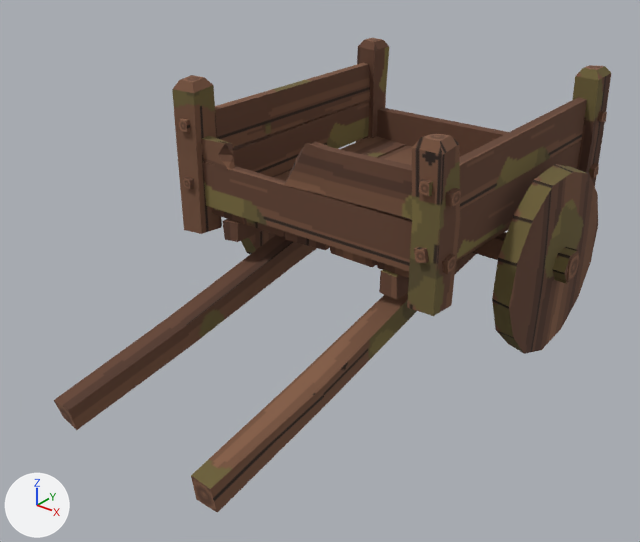
A saved change to the FBX model output/anthill/models-v1/AN19-handcart/SM_AN19_Handcart.fbx.
Before and after are seen from a camera (50 mm lens) standing at (2.15, -2.77, 2.05) and looking at (0.02, -0.11, 0.4). The axes (+X, +Y, +Z) are drawn at lower left. The lights are the same throughout. The older version comes first. Where no turn or scale is listed for an object, it has been applied to the vertices.

Objects in the first picture: 'AN19a_Props', 'AN19a_Wood'.
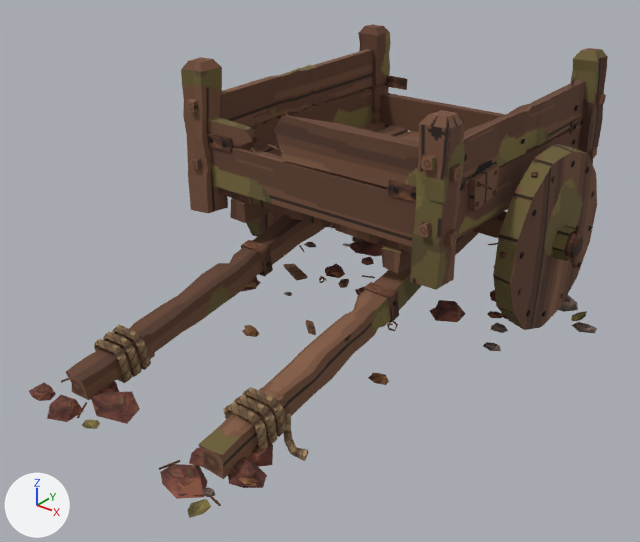
Boxes (x1, y1, x2, y2) around the edits, measured in the pictures (640 x 542 px; the box of a moved part takes in the faces that stretch with it):
'AN19a_Wood', reshaped
    before: (54, 40, 611, 513)
    after: (66, 26, 608, 479)
'AN19a_Props', reshaped
    before: (54, 38, 607, 512)
    after: (29, 24, 606, 518)
part 1 of me_an19a_props, deleted
    before: (54, 38, 607, 429)
part 2 of me_an19a_props, reshaped
    after: (186, 24, 606, 385)
part 3 of me_an19a_props, built on
    before: (191, 476, 217, 512)
    after: (29, 324, 309, 518)
part 4 of me_an19a_wood, moved or reshaped
    before: (241, 168, 292, 254)
    after: (246, 211, 285, 237)
part 5 of me_an19a_wood, moved or reshaped
    before: (492, 164, 598, 354)
    after: (493, 144, 597, 330)
part 6 of me_an19a_wood, moved or reshaped
    before: (552, 247, 578, 284)
    after: (552, 225, 576, 261)
part 7 of me_an19a_wood, moved or reshaped
    before: (459, 97, 587, 210)
    after: (469, 164, 499, 211)
part 8 of me_an19a_wood, rebuilt
    before: (54, 235, 317, 430)
    after: (66, 215, 325, 400)
part 9 of me_an19a_wood, rebuilt
    before: (191, 252, 476, 513)
    after: (199, 230, 478, 479)
part 10 of me_an19a_wood, rebuilt
    before: (212, 136, 406, 225)
    after: (230, 198, 272, 223)
part 11 of me_an19a_wood, rebuilt (7% shorter)
    before: (245, 146, 412, 237)
    after: (252, 131, 419, 216)
part 12 of me_an19a_wood, rebuilt
    before: (285, 231, 330, 250)
    after: (290, 210, 335, 228)
part 13 of me_an19a_wood, rebuilt
    before: (330, 218, 409, 267)
    after: (334, 223, 381, 244)
part 14 of me_an19a_wood, rebuilt
    before: (377, 224, 510, 278)
    after: (381, 246, 412, 274)
part 15 of me_an19a_wood, rebuilt
    before: (233, 100, 369, 177)
    after: (250, 88, 372, 156)
part 16 of me_an19a_wood, rebuilt (8% shorter)
    before: (215, 63, 370, 147)
    after: (221, 50, 373, 127)
part 17 of me_an19a_wood, rebuilt (9% shorter)
    before: (456, 141, 581, 259)
    after: (455, 128, 580, 235)
part 18 of me_an19a_wood, deleted
    before: (180, 112, 603, 274)
part 19 of me_an19a_wood, cut back
    before: (172, 40, 611, 316)
    after: (181, 26, 608, 290)

Patch to the scene script:
```diff
--- a/output/anthill/models-v1/AN19-handcart/SM_AN19_Handcart.fbx.py
+++ b/output/anthill/models-v1/AN19-handcart/SM_AN19_Handcart.fbx.py
@@ me_an19a_wood @@
-me_an19a_wood.from_pydata(...)  # 462 vertices, 356 faces; spans x -0.86..0.86, y -1.2..1.2, z 0.0..1.15
+me_an19a_wood.from_pydata(...)  # 1748 vertices, 1670 faces; spans x -0.92..0.81, y -1.09..1.3, z 0.0..1.2
+# me_an19a_wood part 4: the loose piece of 30 vertices spanning x -0.8..-0.68, y 0.15..0.97, z 0.0..0.83 is moved by (-0.06, 0.1, 0.05)
+# me_an19a_wood part 5: the loose piece of 30 vertices spanning x 0.68..0.8, y 0.15..0.97, z 0.0..0.83 is moved by (-0.06, 0.1, 0.05)
+# me_an19a_wood part 6: the loose piece of 12 vertices spanning x 0.78..0.86, y 0.48..0.64, z 0.35..0.48 is moved by (-0.06, 0.1, 0.05)
+# me_an19a_wood part 7: the loose piece of 8 vertices spanning x 0.57..0.63, y -0.22..1.14, z 0.79..1.0 is scaled about its middle by (0.471, 0.135, 0.68), then moved by (-0.02, -0.24, -0.09)
+# me_an19a_wood part 8: the loose piece of 16 vertices spanning x -0.42..-0.27, y -1.2..0.81, z 0.03..0.5 is rebuilt with 144 vertices and now spans x -0.48..-0.32, y -1.09..0.91, z 0.08..0.55
+# me_an19a_wood part 9: the loose piece of 16 vertices spanning x 0.28..0.42, y -1.19..0.81, z 0.02..0.49 is rebuilt with 144 vertices and now spans x 0.22..0.38, y -1.09..0.91, z 0.07..0.55
+# me_an19a_wood part 10: the loose piece of 8 vertices spanning x -0.57..-0.35, y -0.18..1.11, z 0.53..0.59 is rebuilt with 26 vertices and now spans x -0.52..-0.43, y -0.1..1.22, z 0.49..0.59
+# me_an19a_wood part 11: the loose piece of 8 vertices spanning x -0.35..-0.12, y -0.18..1.1, z 0.54..0.59 is rebuilt with 82 vertices and now spans x -0.4..-0.17, y -0.08..1.21, z 0.58..0.64
+# me_an19a_wood part 12: the loose piece of 8 vertices spanning x -0.12..0.11, y -0.18..1.11, z 0.53..0.58 is rebuilt with 42 vertices and now spans x -0.18..0.05, y -0.08..1.21, z 0.58..0.64
+# me_an19a_wood part 13: the loose piece of 8 vertices spanning x 0.12..0.34, y -0.18..1.11, z 0.53..0.58 is rebuilt with 74 vertices and now spans x 0.06..0.29, y -0.08..1.2, z 0.58..0.64
+# me_an19a_wood part 14: the loose piece of 8 vertices spanning x 0.36..0.58, y -0.18..1.1, z 0.53..0.58 is rebuilt with 26 vertices and now spans x 0.32..0.41, y -0.1..1.23, z 0.49..0.59
+# me_an19a_wood part 15: the loose piece of 8 vertices spanning x -0.62..-0.56, y -0.21..1.14, z 0.58..0.8 is rebuilt with 82 vertices and now spans x -0.68..-0.61, y -0.11..1.23, z 0.63..0.85
+# me_an19a_wood part 16: the loose piece of 8 vertices spanning x -0.63..-0.56, y -0.21..1.14, z 0.8..1.0 is rebuilt with 82 vertices and now spans x -0.68..-0.62, y -0.11..1.24, z 0.84..1.04
+# me_an19a_wood part 17: the loose piece of 8 vertices spanning x 0.56..0.63, y -0.21..1.14, z 0.59..0.81 is rebuilt with 82 vertices and now spans x 0.51..0.57, y -0.11..1.23, z 0.64..0.85
+# me_an19a_wood part 18: 15 loose pieces with 125 vertices, spanning x -0.69..0.7, y -0.27..1.19, z 0.62..0.98, are deleted
+# me_an19a_wood part 19: 147 vertices removed from x -0.86..0.86, y -0.26..1.2, z 0.36..1.15; 870 vertices added at x -0.92..0.81, y -0.17..1.3, z 0.0..1.2
+# other edits to the shape of me_an19a_wood do not show in these pictures
 me_an19a_wood.materials.append(mat_m_ant_wood)
@@ me_an19a_props @@
-me_an19a_props.from_pydata(...)  # 132 vertices, 32 faces; spans x -0.86..0.86, y -1.2..1.2, z 0.02..1.15
+me_an19a_props.from_pydata(...)  # 2482 vertices, 2118 faces; spans x -0.94..0.94, y -1.31..1.31, z 0.05..1.2
+# me_an19a_props part 1: 30 loose pieces with 124 vertices, spanning x -0.86..0.86, y -1.2..1.19, z 0.03..1.15, are deleted
+# me_an19a_props part 2: 3 vertices removed from x 0.58..0.63, y 1.19..1.2, z 0.67..0.72; 1893 vertices added at x -0.94..0.94, y -0.29..1.31, z 0.05..1.2
+# me_an19a_props part 3: 4 vertices removed from x 0.32..0.42, y -1.19..-1.17, z 0.02..0.13; 588 vertices added at x -0.64..0.52, y -1.31..-0.73, z 0.06..0.27
 me_an19a_props.materials.append(mat_m_ant_props)
```
